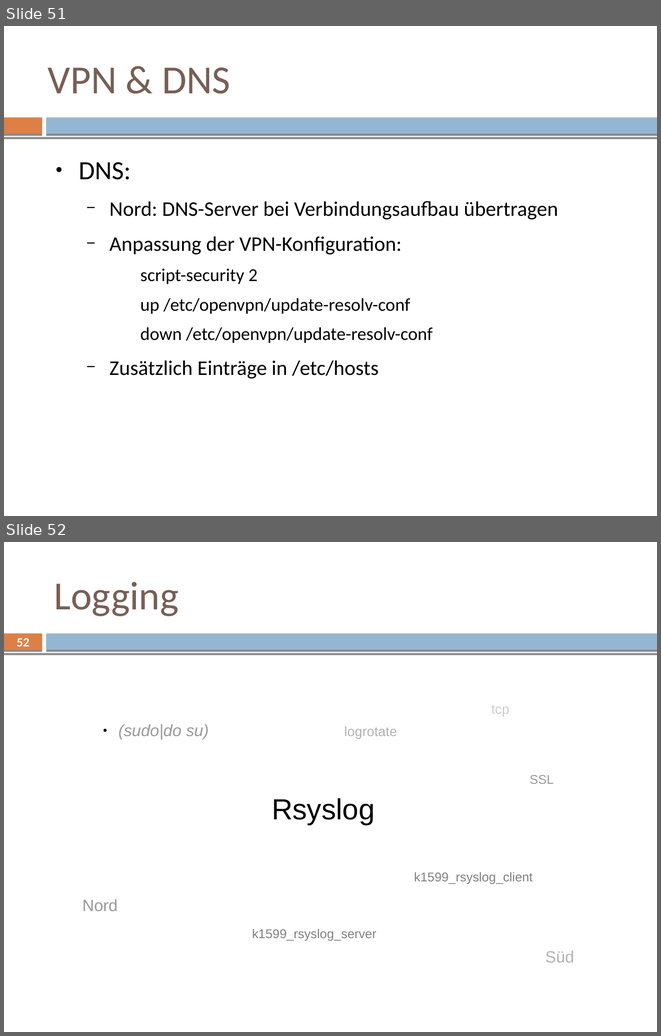
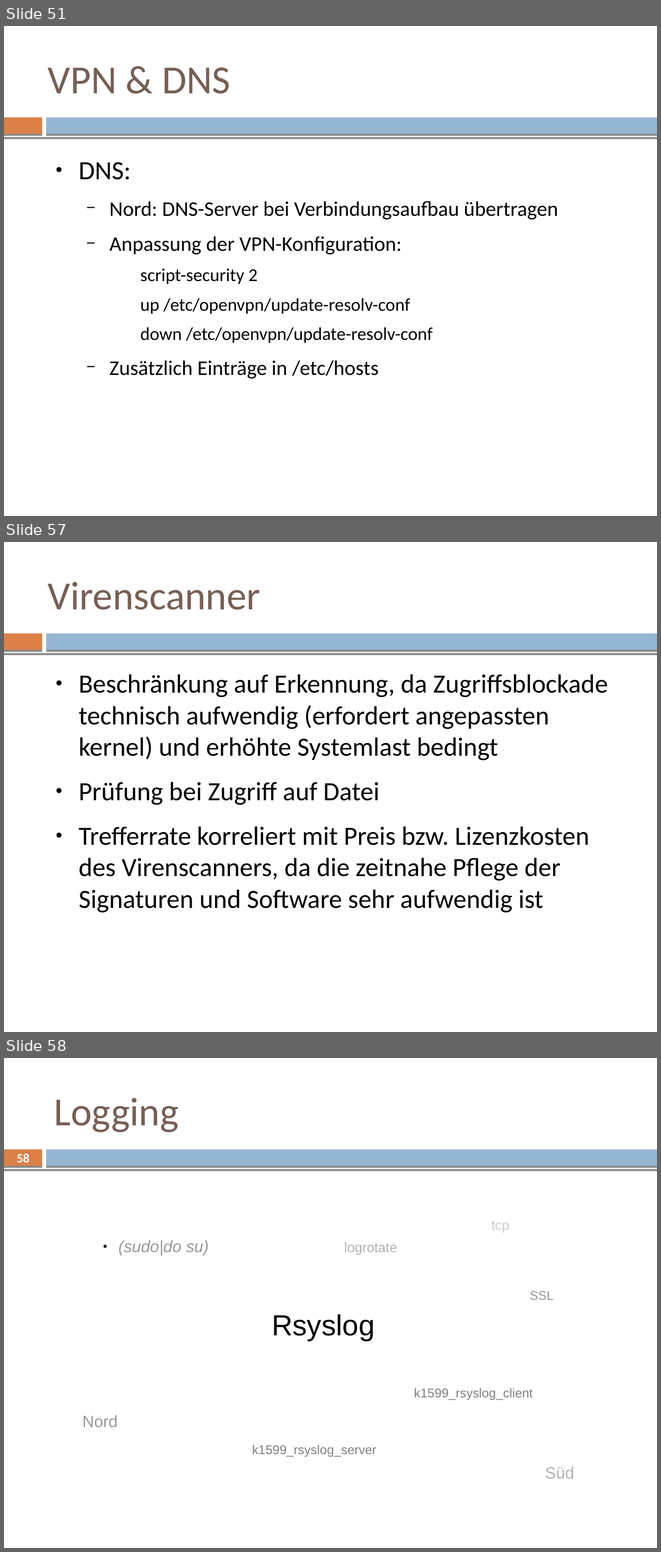
Before and after one commit to mvw/Wilddiebe10, a slide deck: keynote/keynote.odp. Shown one above the other, each under a label of ours: slides 51 and 52 before the commit, slides 51, 57 and 58 after it; the slides between them are not shown. The pictures are 661x1036 and 661x1552 pixels, drawn with LibreOffice and Linux fonts; fonts in the diff are those of the drawing. Boxes give left, top, right and bottom in pixels: in the first picture for what was removed or moved away, otherwise in the second. Text is boxed around its words. In the diff, an @@ line names an element or a change of style, - is before the commit and + after.

```diff
--- a/keynote/keynote.odp
+++ b/keynote/keynote.odp
@@ slide 57 added at bbox=[4, 542, 657, 1032], background #FFFFFF; not listed: 3 template elements that a slide beside it also shows @@
@@ title added at bbox=[48, 582, 261, 610], 44 pt, text #775F55 @@
+Virenscanner
@@ text added at bbox=[79, 674, 608, 912], 29 pt, text #000000 @@
+● Beschränkung auf Erkennung, da Zugriffsblockade technisch aufwendig (erfordert angepassten kernel) und erhöhte Systemlast bedingt
+● Prüfung bei Zugriff auf Datei
+● Trefferrate korreliert mit Preis bzw. Lizenzkosten des Virenscanners, da die zeitnahe Pflege der Signaturen und Software sehr aufwendig ist
@@ what was slide 52 is now slide 58 @@
@@ page number at bbox=[17, 1153, 29, 1166]: text changed @@
-52
+58
```
Also in this commit, not shown: 1 slide changed, 5 other slides added, 1 other file.
